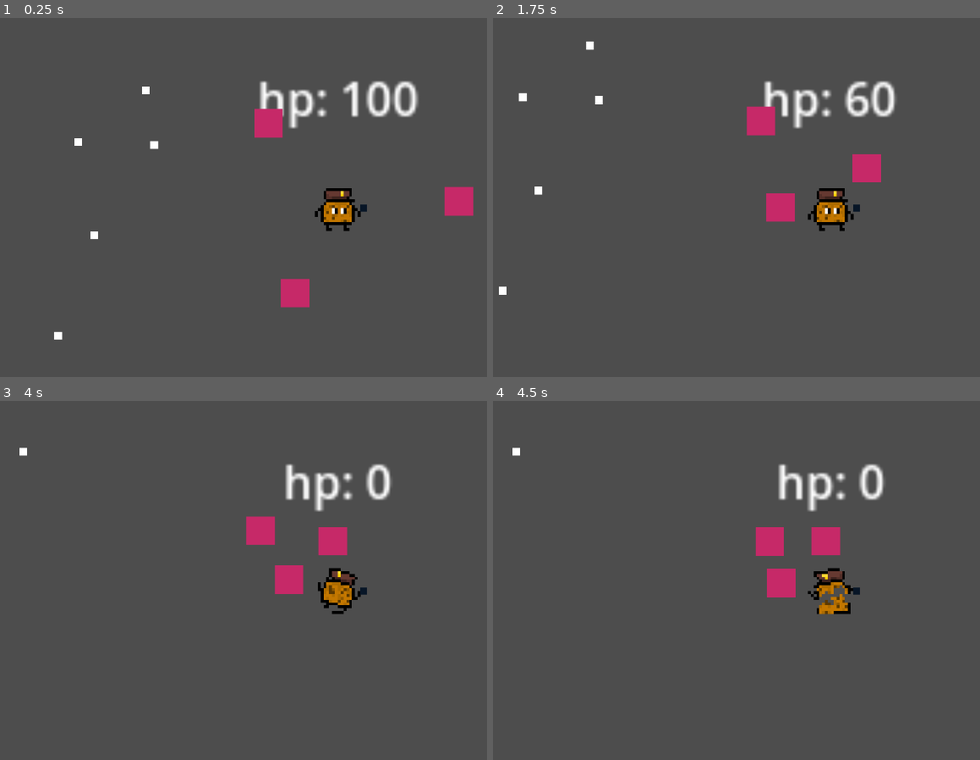
Above: before the commit, frames 1-4 (two rows, left to right).
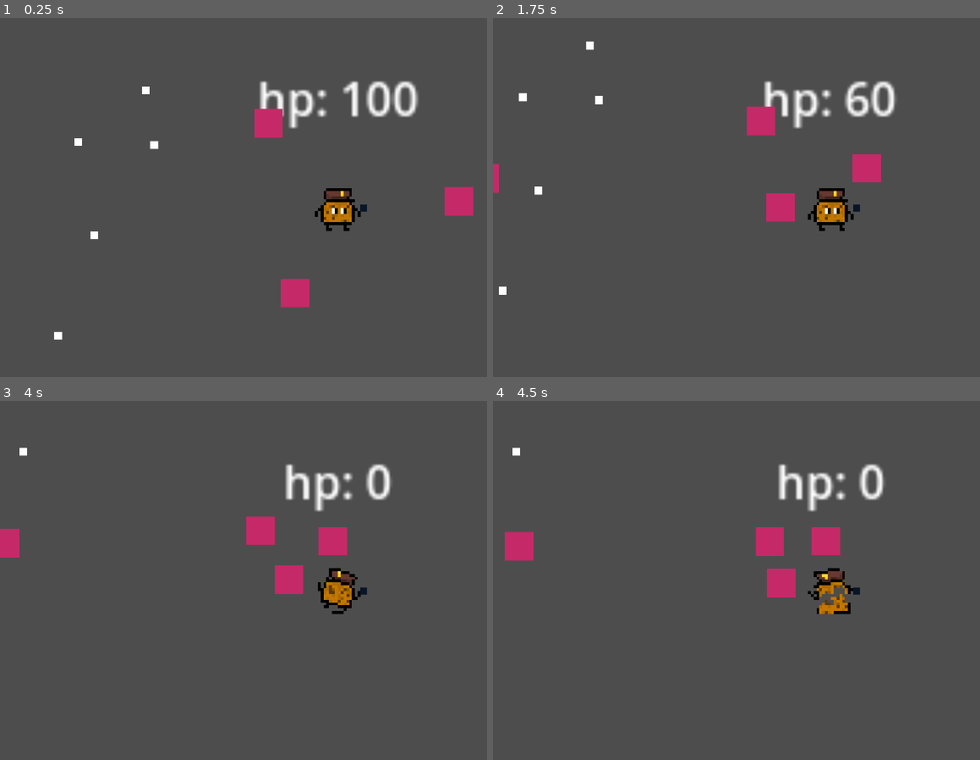
Above: after the commit, the same moments.

Repository: cyris115/Cookie-Kingdom
Game: Godot game, scene res://Scenes/StoryLevels/test_scene.tscn
Same seed, same stepped clock (60 frames per second), same inputs: the game is played once before the commit and once after it. This scene is started directly instead of the project's main scene.
Inputs (mouse positions are in pixels of both pictures, inside the frame that each line leads up to):
- Up to frame 1 (0.25 s): no input
- Up to frame 2 (1.75 s): move the mouse to (979, 190) at 0.52 s; hold D (right) 0.53-1.28 s; hold Shift (run) 0.53-1.28 s; move the mouse to (697, 226) at 1.27 s; hold S (down) from 1.28 s (still down); click (697, 226) at 1.35 s
- Up to frame 3 (4 s): move the mouse to (404, 508) at 2.02 s; release S (down) at 2.03 s; hold D (right) 2.03-2.78 s; hold Shift (run) 2.03-2.78 s; move the mouse to (301, 666) at 2.77 s; hold W (up) 2.78-3.53 s; click (301, 666) at 2.85 s; move the mouse to (outside the picture) at 3.52 s; hold A (left) from 3.53 s (still down); hold Shift (run) from 3.53 s (still down)
- Up to frame 4 (4.5 s): keep holding A (left); move the mouse to (629, 533) at 4.27 s; release Shift (run) at 4.28 s; click (629, 533) at 4.35 s

Frame 1 is identical in both runs. In frame 2, 0.1% of the frame differs, in the area x 0-2%, y 40-49%; in frame 3, 0.3%; in frame 4, 0.5%, in the area x 2-9%, y 36-45%.

Commit message:
optimized game manager

Diff:
--- a/Scenes/AssetScenes/Badguy.tscn
+++ b/Scenes/AssetScenes/Badguy.tscn
@@ -8,6 +8,7 @@
 
 [node name="CharacterBody2D" type="CharacterBody2D" groups=["badguy"]]
 script = ExtResource("1_xequl")
+detect_radius = 1600.0
 
 [node name="CollisionShape2D" type="CollisionShape2D" parent="."]
 scale = Vector2(1.49, 1.49)
--- a/Scenes/StoryLevels/game_manager.gd
+++ b/Scenes/StoryLevels/game_manager.gd
@@ -4,7 +4,8 @@
 var wave := 1
 signal wave_increase
 
-func _process(delta: float):
+func _on_badguy_spawner_on_death() -> void:
+	kills += 1
 	if wave == 1 and kills >= 10:
 		wave += 1
 		wave_increase.emit()
@@ -15,6 +16,3 @@
 		kills = 0
 	elif wave == 3 and kills >= 20:
 		get_tree().change_scene_to_file("res://Scenes/StoryLevels/level_2.tscn")
-
-func _on_badguy_spawner_on_death() -> void:
-	kills += 1
